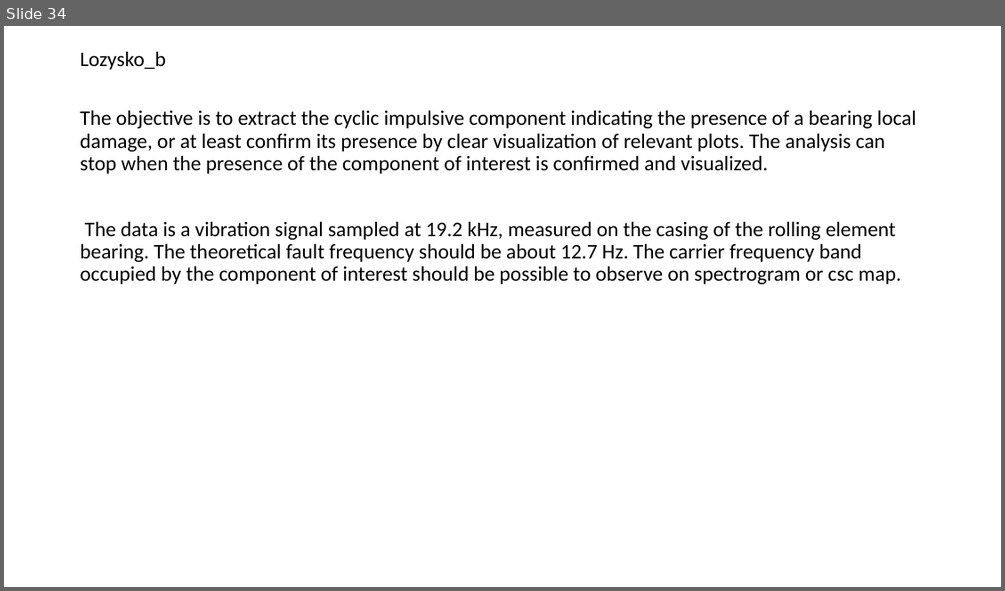
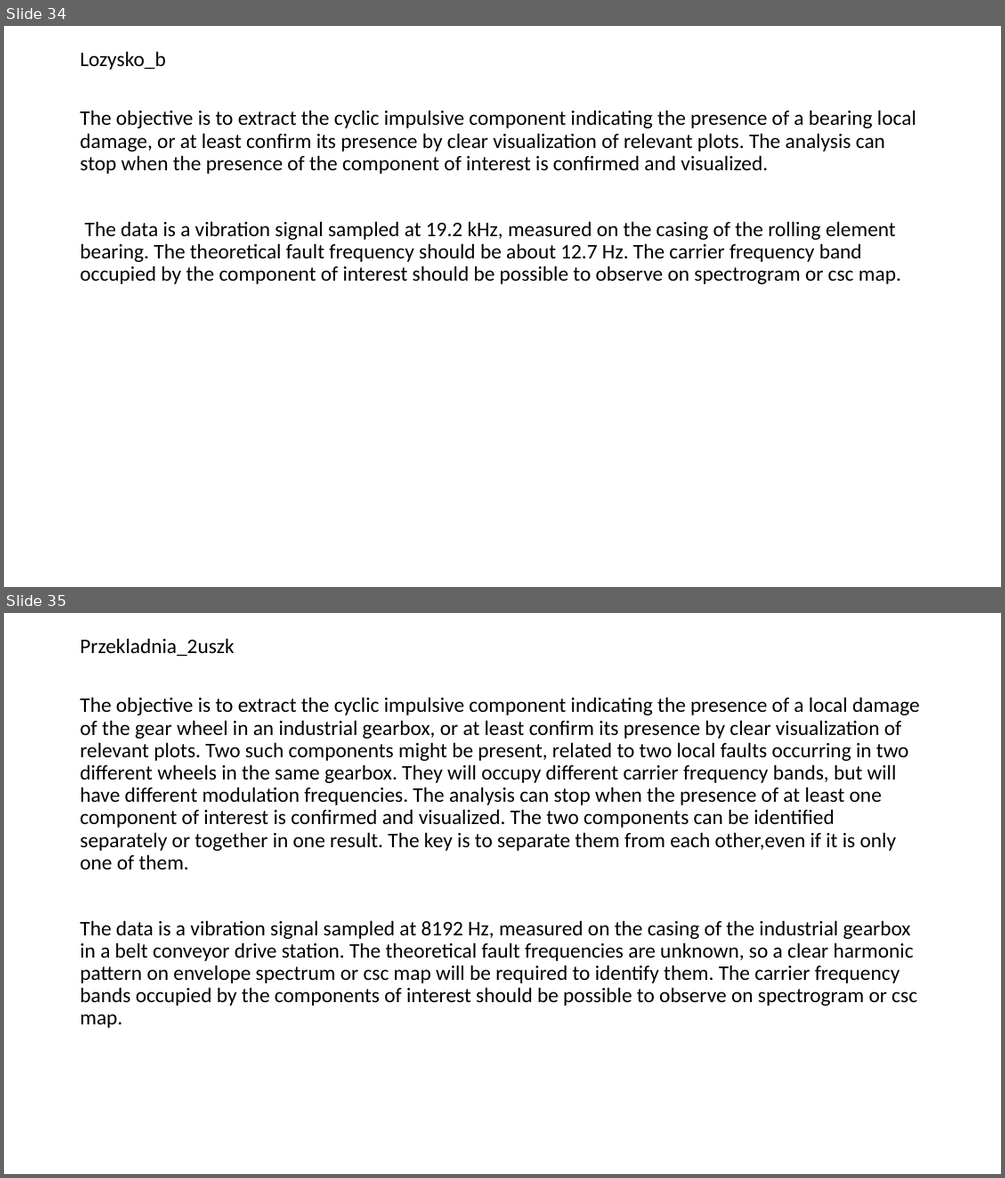
Before and after one commit to Shpaq4Fun/LLM_analyzer, a slide deck: analyzer.pptx. Shown one above the other, each under a label of ours: slide 34 before the commit, slides 34 and 35 after it. The pictures are 1005x591 and 1005x1178 pixels, drawn with LibreOffice and Linux fonts; fonts in the diff are those of the drawing. Boxes give left, top, right and bottom in pixels: in the first picture for what was removed or moved away, otherwise in the second. Text is boxed around its words. In the diff, an @@ line names an element or a change of style, - is before the commit and + after.

```diff
--- a/analyzer.pptx
+++ b/analyzer.pptx
@@ slide 35 added at (x1=4, y1=613, x2=1001, y2=1174), background #FFFFFF @@
@@ text added at (x1=80, y1=638, x2=920, y2=1028), 20 pt, text #000000 @@
+Przekladnia_2uszk
+The objective is to extract the cyclic impulsive component indicating the presence of a local damage of the gear wheel in an industrial gearbox, or at least confirm its presence by clear visualization of relevant plots. Two such components might be present, related to two local faults occurring in two different wheels in the same gearbox. They will occupy different carrier frequency bands, but will have different modulation frequencies. The analysis can stop when the presence of at least one component of interest is confirmed and visualized. The two components can be identified separately or together in one result. The key is to separate them from each other,even if it is only one of them.
+The data is a vibration signal sampled at 8192 Hz, measured on the casing of the industrial gearbox in a belt conveyor drive station. The theoretical fault frequencies are unknown, so a clear harmonic pattern on envelope spectrum or csc map will be required to identify them. The carrier frequency bands occupied by the components of interest should be possible to observe on spectrogram or csc map.
```
Also in this commit, not shown: 7 other files.
